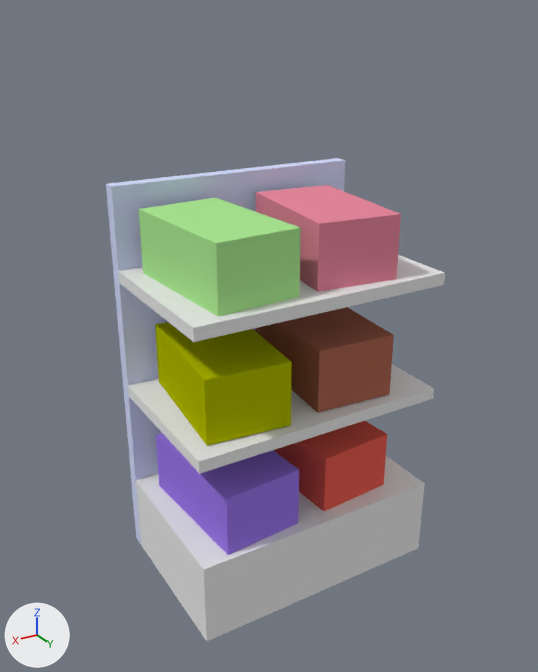
The Blender file theroom/excersizes/souvenirbutik/slik.blend: old version first, new version second.
Both versions are drawn from a 50 mm camera at (1.88, 3.04, 2.85) aimed at (0.05, -0.02, 1.33). Every picture has the same lights, and +X, +Y and +Z are marked at lower left.
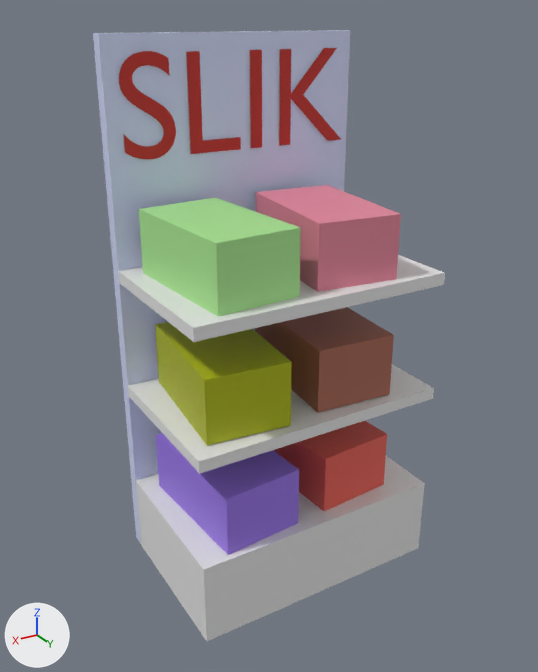
The change, as a list of edits to the scene's bpy script:
```text
Change mat_material_017:
    mat_material_017: diffuse_material('Material.017') -> principled_material('Material.017')
Add mat_material_004:
    mat_material_004 = principled_material('Material.004')
    mat_material_004.base_color = (0.546, 0.0278, 0.0207)  # red #c32e27
Add me_cuslik:
    me_cuslik.from_pydata(...)  # 143 vertices, 135 faces; spans x -0.89..0.93, y -0.01..0.69, z 0.0
    me_cuslik.materials.append(mat_material_004)  # red #c32e27
Change ob_cube:
    ob_cube.location: (0.003, -0.446, 1.043) -> (0.003, -0.446, 1.384)
    ob_cube.scale: (0.692, 0.0372, 1.06) -> (0.692, 0.0372, 1.4)
Add ob_text:
    ob_text = bpy.data.objects.new('Text', me_cuslik)
    ob_text.location = (-0.001, -0.399, 2.221)
    ob_text.rotation_euler = (1.569, 0.0, 3.141)  # degrees (90, 0, 180)
    ob_text.scale = (0.7, 0.7, 0.7)
```

Boxes (x1, y1, x2, y2) around the edits, measured in the pictures (538 x 672 px):
'Cube', moved, rescaled (7% wider, 33% taller): before (106, 158, 345, 544); after (93, 30, 350, 544)
'Cube.007', recoloured: (155, 322, 292, 445) in both
'Text', added (red): after (119, 48, 341, 159)
